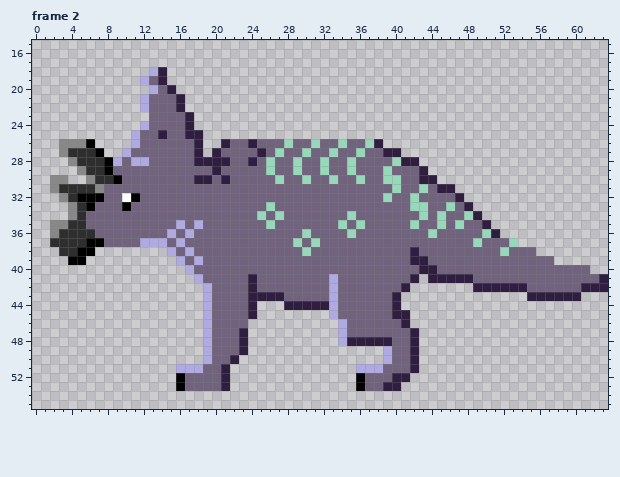
Pixel-art file, stored at Art/Raw Files/triceratops-0004.aseprite. That is the earlier state.
64x64 pixels, 2 frames. Shown: frame 2: x 0..63, y 15..55. The commit also changed other frames, which this record leaves out.
Now the later version:
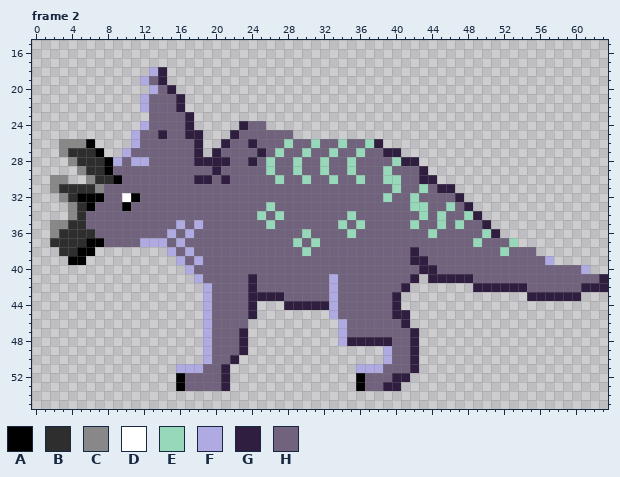
Palette (. is transparent): A #000000  B #2e2e2e  C #888888  D #ffffff  E #98d8ba  F #afaae1  G #301e41  H #71637d
The exact change:
Changed rows in their new state; - is an unchanged pixel.
Frame 2:
first column x 22:
24 -GHH---
25 GHHHHHH
first column x 57:
39 F----
40 ----F
